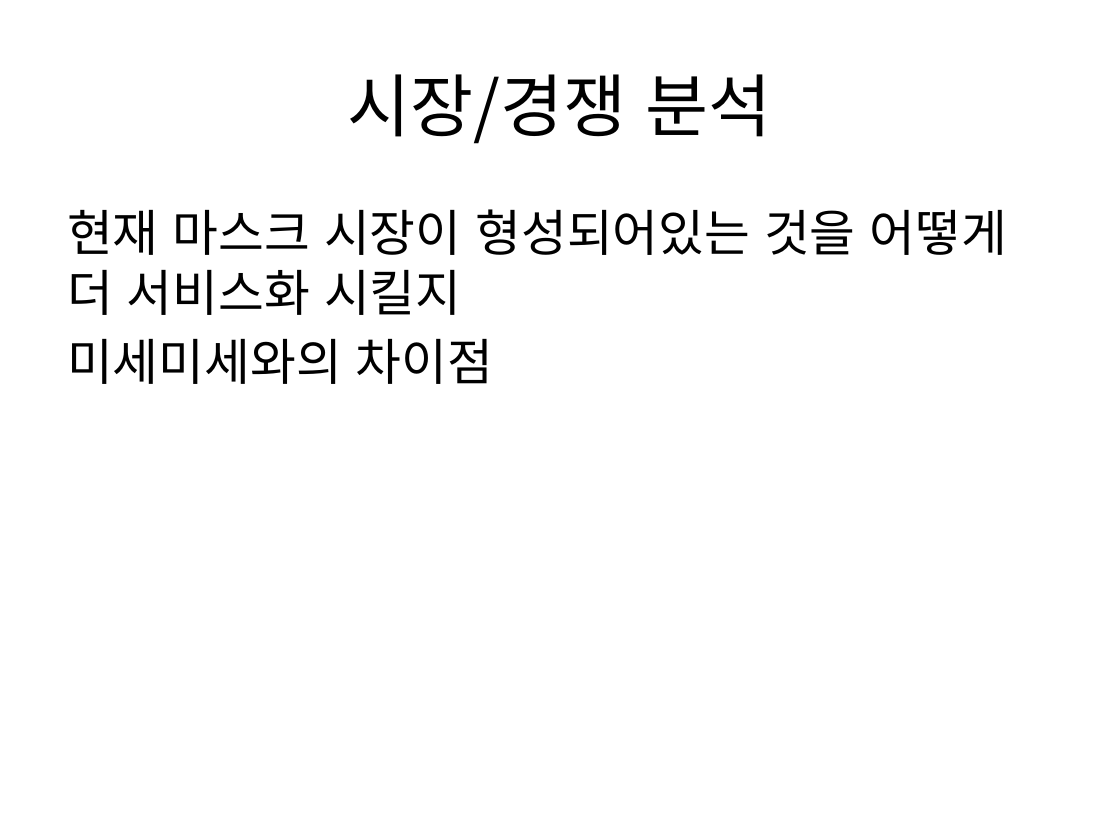
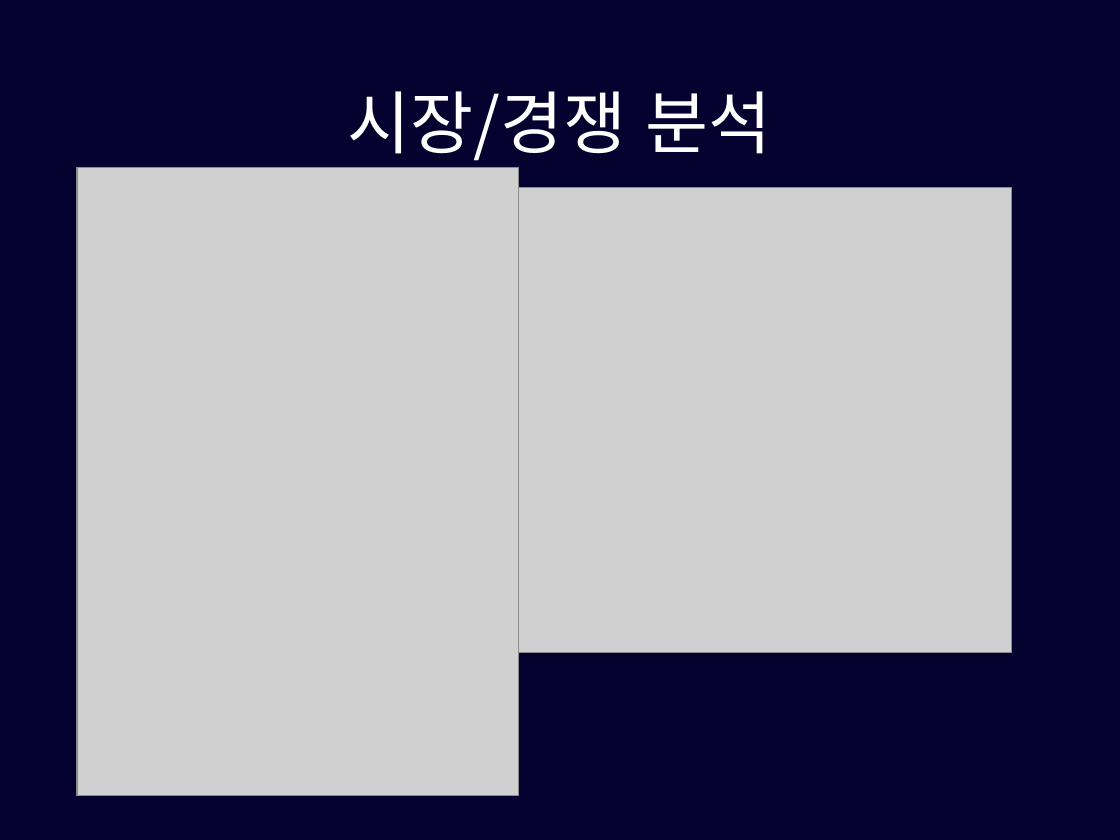
Before and after one commit to pasongsj/ideatone, a slide deck: slide 17 of ideatoneppt.pptx. Drawn at 1120x840 pixels with LibreOffice and Linux fonts; fonts in the diff are those of the drawing; grey boxes stand for pictures. Boxes give left, top, right and bottom in pixels: in the first picture for what was removed or moved away, otherwise in the second. Text is boxed around its words. In the diff, an @@ line names an element or a change of style, - is before the commit and + after.

```diff
--- a/ideatoneppt.pptx
+++ b/ideatoneppt.pptx
@@ background #FFFFFF to #05022F @@
@@ title "시장/경쟁 분석": place and size @@
-title "시장/경쟁 분석" at box(348, 74, 772, 144)
+title "시장/경쟁 분석" at box(348, 91, 772, 161)
@@ title "시장/경쟁 분석" at box(348, 91, 772, 161): text colour #000000 to #FFFFFF; line spacing 1 to 0.9 @@
@@ picture added at box(77, 167, 519, 795) @@
@@ text removed at box(67, 209, 1007, 384) @@
-현재 마스크 시장이 형성되어있는 것을 어떻게 더 서비스화 시킬지
-미세미세와의 차이점
@@ picture added at box(137, 187, 1011, 653) @@
```
Also in this commit, not shown: 17 other slides changed, 2 slides added, 3 slides removed, 1 other file.
